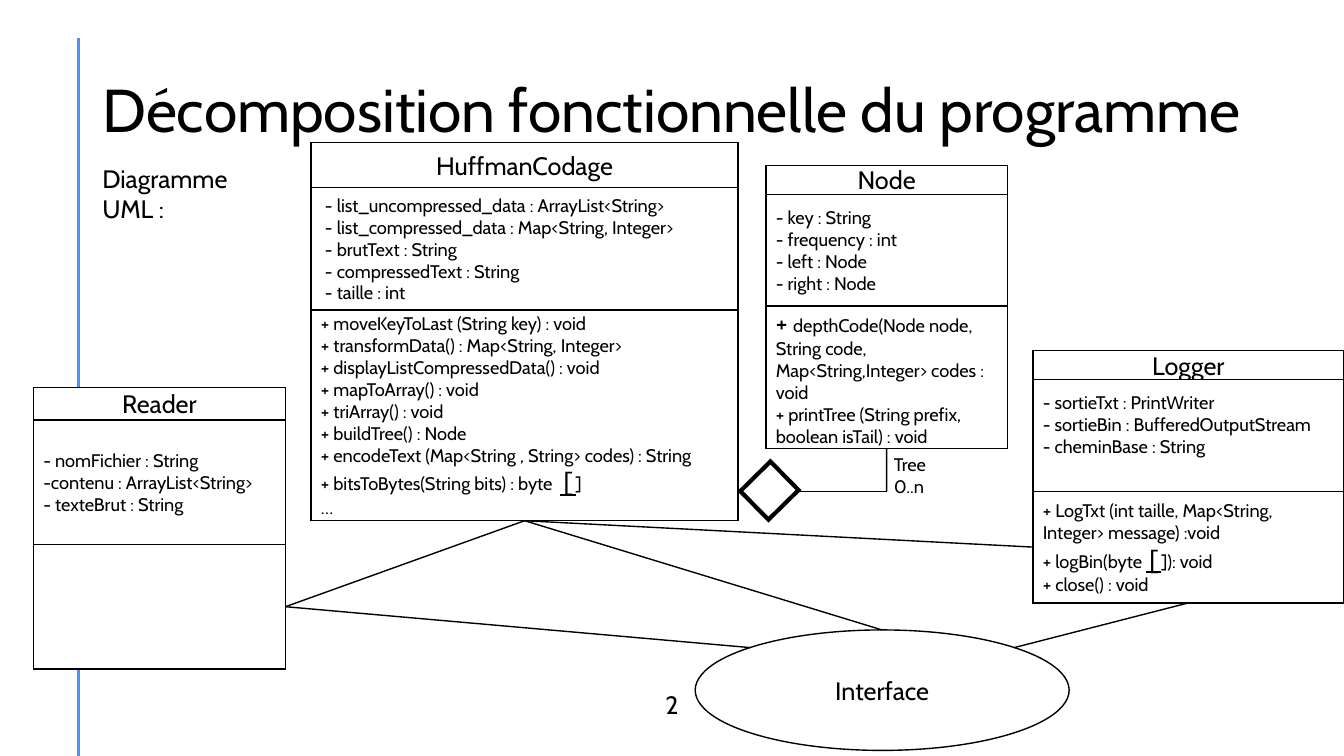
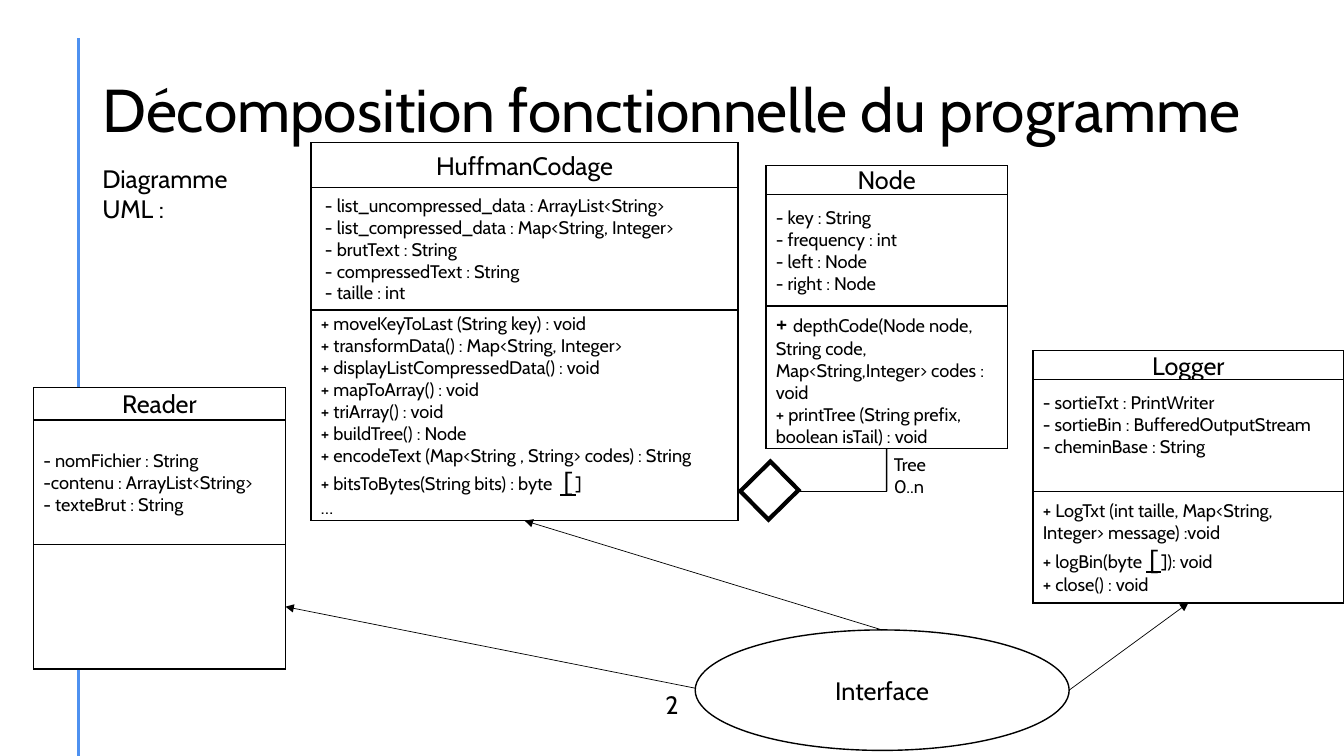
Before and after one commit to Mathieu-Lin/Huffman-Codage, a slide deck: slide 2 of PrésentationMini-Projet.pptx. Drawn at 1344x756 pixels with LibreOffice and Linux fonts; fonts in the diff are those of the drawing. Boxes give left, top, right and bottom in pixels: in the first picture for what was removed or moved away, otherwise in the second. Text is boxed around its words. In the diff, an @@ line names an element or a change of style, - is before the commit and + after.

Commit message:
mise à jour

```diff
--- a/PrésentationMini-Projet.pptx
+++ b/PrésentationMini-Projet.pptx
@@ line removed from (524, 521) to (285, 607) @@
@@ line (882, 630) - (524, 521): line to arrow; stroke #000000 1 pt to #000000 0.5 pt @@
@@ line removed from (1033, 547) to (524, 521) @@
@@ line moved from (750, 647) - (285, 607) to (696, 689) - (285, 607) @@
@@ line (696, 689) - (285, 607): line to arrow; stroke #000000 1 pt to #000000 0.5 pt @@
@@ line moved from (1189, 603) - (1014, 647) to (1070, 691) - (1189, 603) @@
@@ line (1070, 691) - (1189, 603): line to arrow; stroke #000000 1 pt to #000000 0.5 pt @@
```
